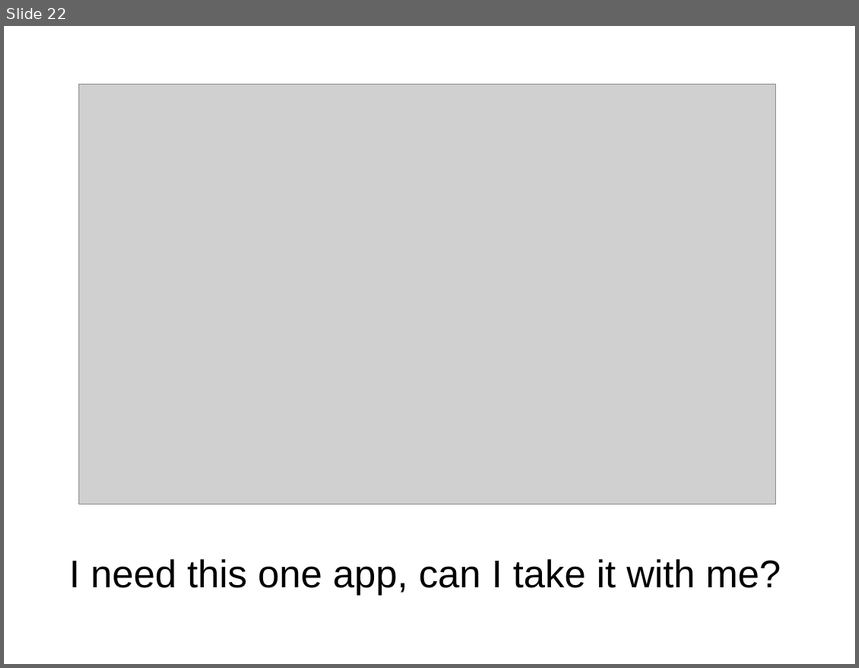
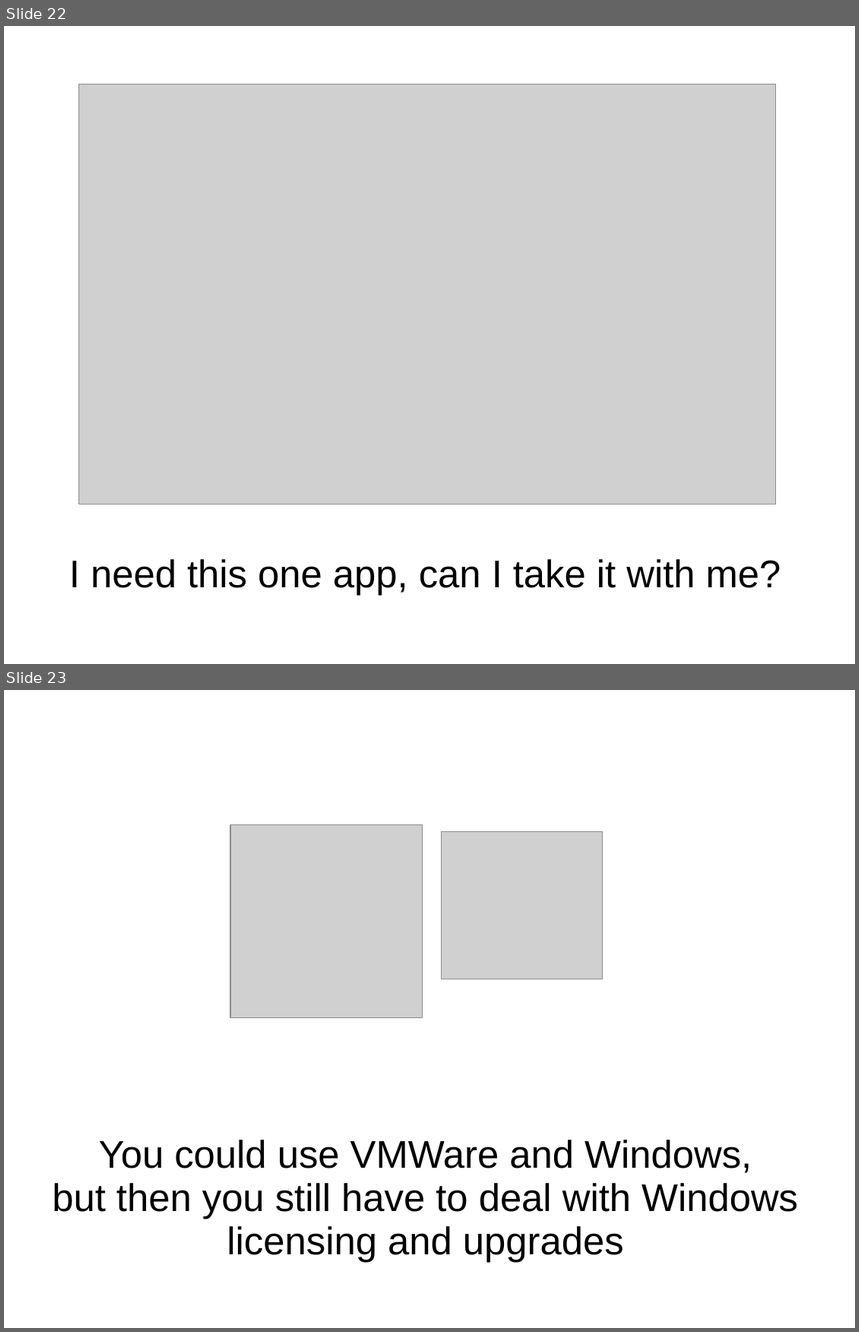
Before and after one commit to blinksmith/winezeug, a slide deck: cebit2009/talk.ppt. Shown one above the other, each under a label of ours: slide 22 before the commit, slides 22 and 23 after it. The pictures are 859x668 and 859x1332 pixels, drawn with LibreOffice and Linux fonts; fonts in the diff are those of the drawing; grey boxes stand for pictures. Boxes give left, top, right and bottom in pixels: in the first picture for what was removed or moved away, otherwise in the second. Text is boxed around its words. In the diff, an @@ line names an element or a change of style, - is before the commit and + after.

```diff
--- a/cebit2009/talk.ppt
+++ b/cebit2009/talk.ppt
@@ slide 23 added at [4,690,855,1328], background #FFFFFF @@
@@ picture added at [230,825,422,1018] @@
@@ picture added at [442,831,603,980] @@
@@ title added at [52,1140,798,1262], 36 pt, text #000000 @@
+You could use VMWare and Windows,
+but then you still have to deal with Windows licensing and upgrades
```
Also in this commit, not shown: 2 other slides added, 3 other files.
